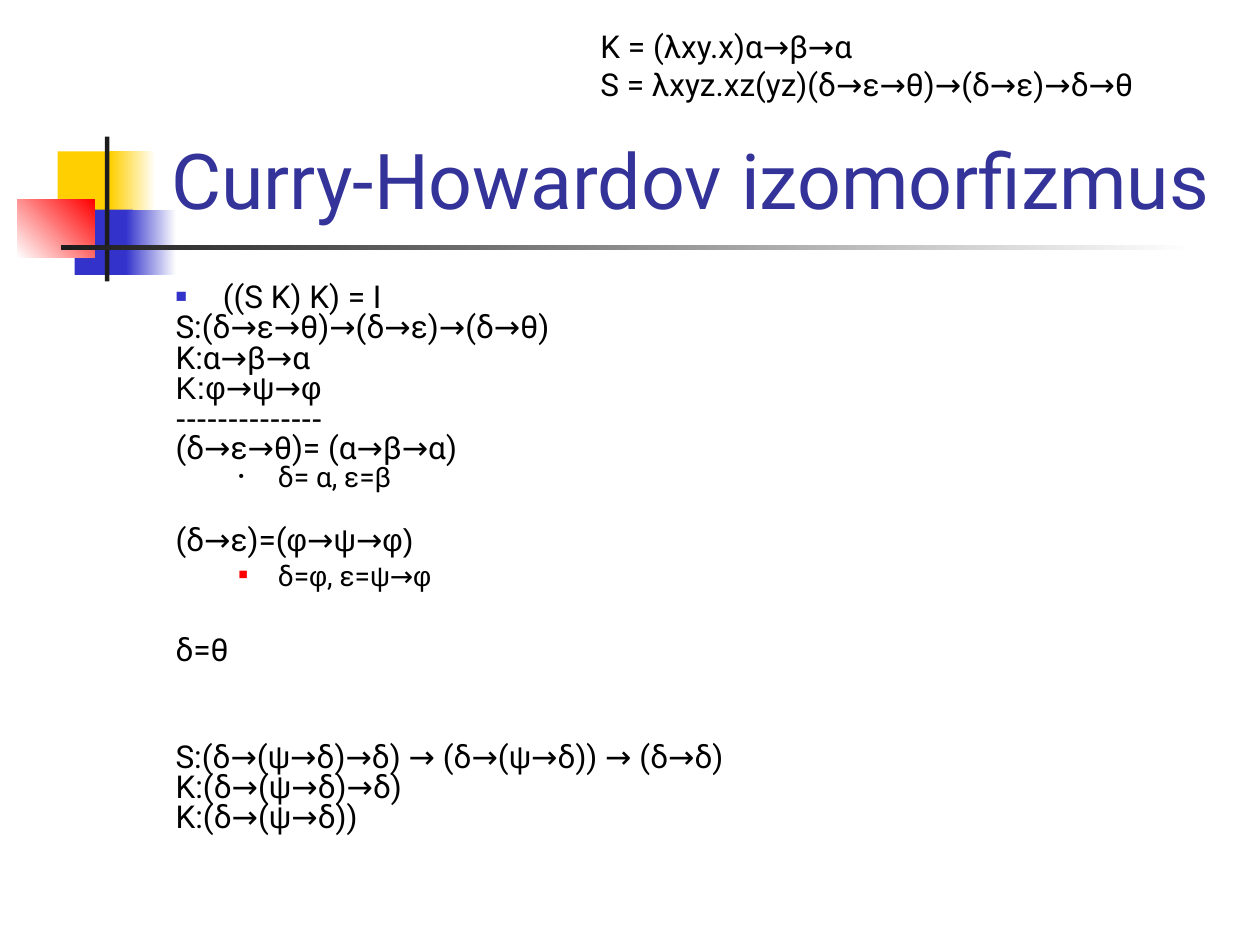
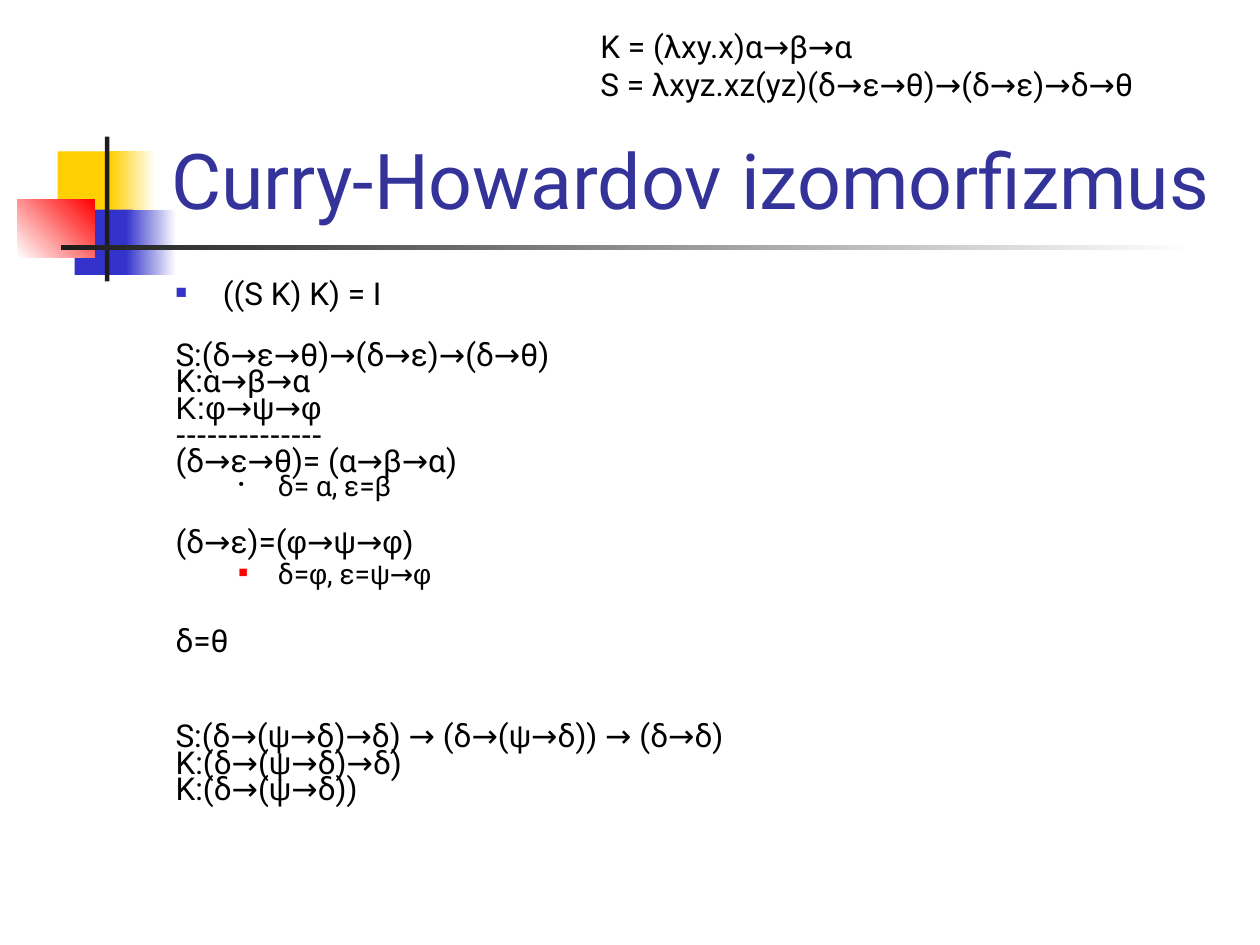
Before and after one commit to Funkcionalne/Prednasky, a slide deck: slide 31 of 08/08_fpro.ppt (slide 32 before the commit). Drawn at 1260x945 pixels with LibreOffice and Linux fonts; fonts in the diff are those of the drawing. Boxes give left, top, right and bottom in pixels: in the first picture for what was removed or moved away, otherwise in the second. Text is boxed around its words. In the diff, an @@ line names an element or a change of style, - is before the commit and + after.

```diff
--- a/08/08_fpro.ppt
+++ b/08/08_fpro.ppt
@@ text "((S K) K) = I" at <box>176,280,723,807</box>: line spacing 0.8 to 0.7 @@
```
Also in this commit, not shown: 5 other slides changed, 1 other file.
